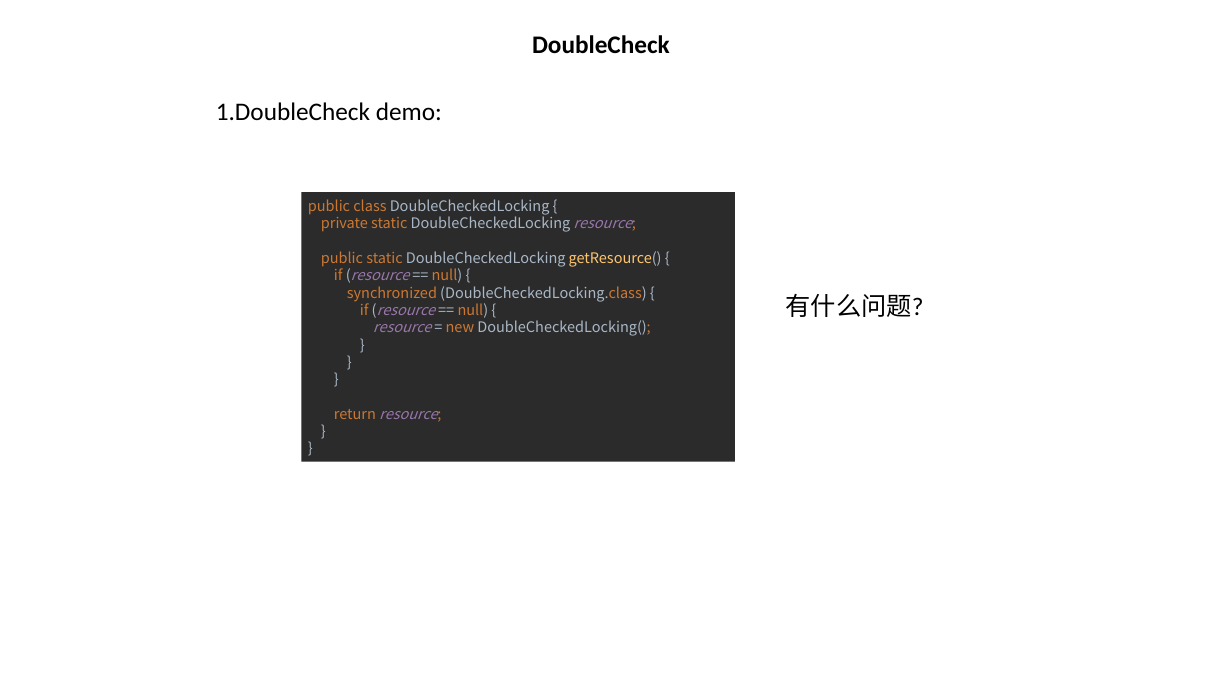
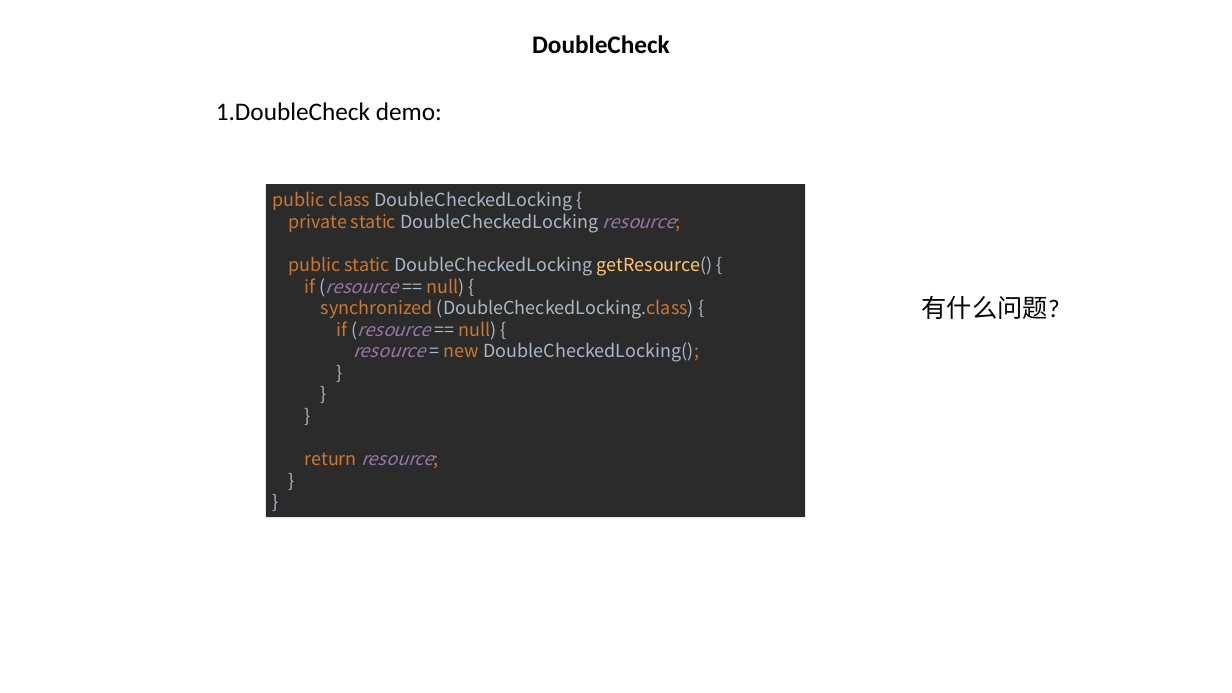
Before and after one commit to huangshumei/concurrentDemo, a slide deck: slide 31 of doc/concurrency-冯建.pptx (slide 33 before the commit). Drawn at 1232x693 pixels with LibreOffice and Linux fonts; fonts in the diff are those of the drawing. Boxes give left, top, right and bottom in pixels: in the first picture for what was removed or moved away, otherwise in the second. Text is boxed around its words. In the diff, an @@ line names an element or a change of style, - is before the commit and + after.

```diff
--- a/doc/concurrency-冯建.pptx
+++ b/doc/concurrency-冯建.pptx
@@ rectangle "public class DoubleCheckedLocking { private ...": place and size @@
-rectangle "public class DoubleCheckedLocking { private ..." at (301,192,735,462)
+rectangle "public class DoubleCheckedLocking { private ..." at (266,184,806,518)
@@ rectangle "public class DoubleCheckedLocking { private ..." at (266,184,806,518): size 11.2 to 14 pt @@
@@ text "有什么问题?": place and size @@
-text "有什么问题?" at (786,294,924,317)
+text "有什么问题?" at (922,296,1060,319)
```
Also in this commit, not shown: 9 other slides changed, 2 slides removed.
